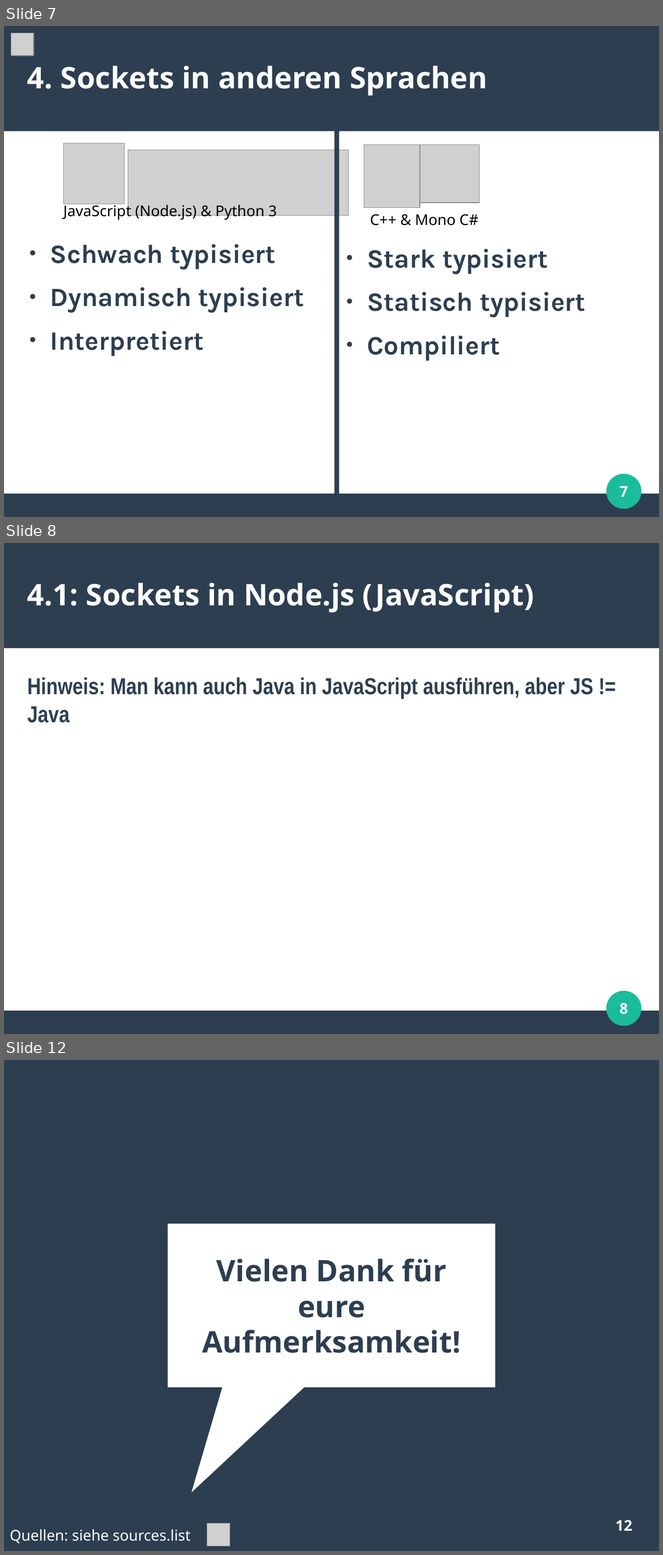
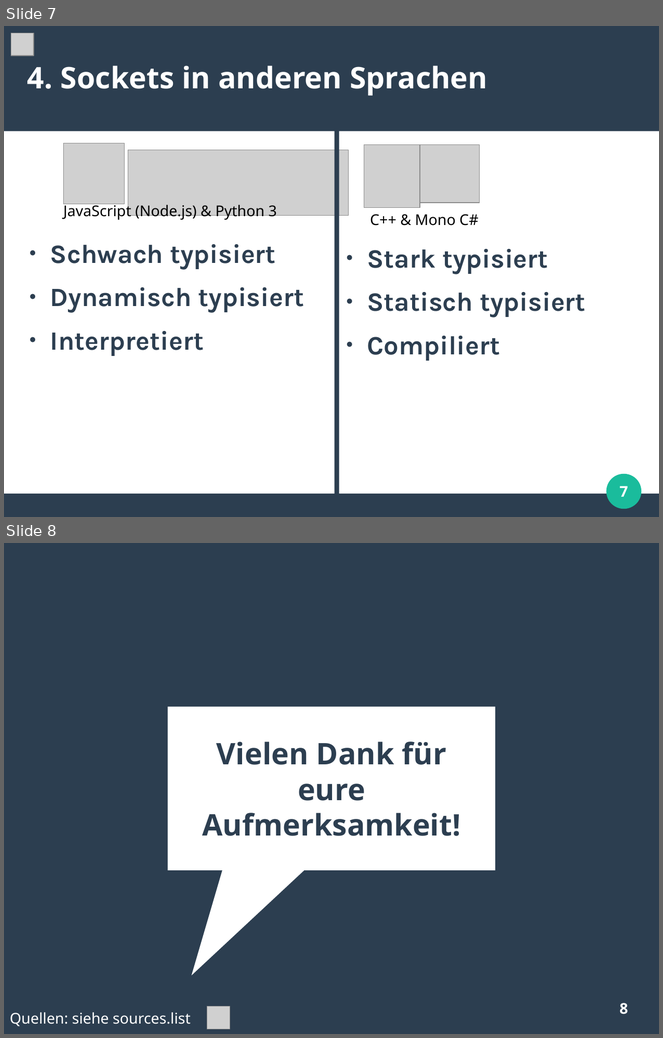
Before and after one commit to akb1154/REF-WSEM-CG-FN, a slide deck: presentation/presentation.odp. Shown one above the other, each under a label of ours: slides 7, 8 and 12 before the commit, slides 7 and 8 after it; the slides between them are not shown. The pictures are 663x1555 and 663x1038 pixels, drawn with LibreOffice and Linux fonts; fonts in the diff are those of the drawing; grey boxes stand for pictures. Boxes give left, top, right and bottom in pixels: in the first picture for what was removed or moved away, otherwise in the second. Text is boxed around its words. In the diff, an @@ line names an element or a change of style, - is before the commit and + after.

```diff
--- a/presentation/presentation.odp
+++ b/presentation/presentation.odp
@@ slide 8 removed at (4, 543, 659, 1034), background #FFFFFF; not listed: 3 template elements that a slide beside it also shows @@
@@ title removed at (27, 583, 534, 613) @@
-4.1: Sockets in Node.js (JavaScript)
@@ text removed at (27, 677, 594, 723) @@
-Hinweis: Man kann auch Java in JavaScript ausführen, aber JS != Java
@@ page number removed at (620, 1003, 628, 1015) @@
-8
@@ what was slide 12 is now slide 8 @@
@@ page number at (620, 1003, 628, 1015): text changed @@
-12
+8
```
Also in this commit, not shown: 1 slide changed, 3 other slides removed.
